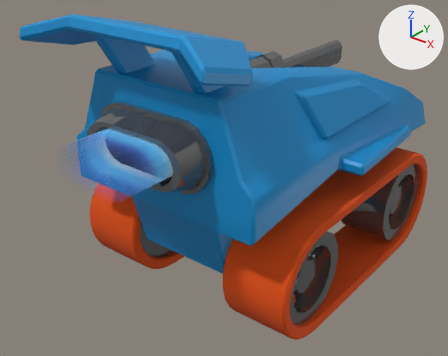
An edit to the glTF model public/assets/characters/tank-03.glb, drawn before and after from the same camera.
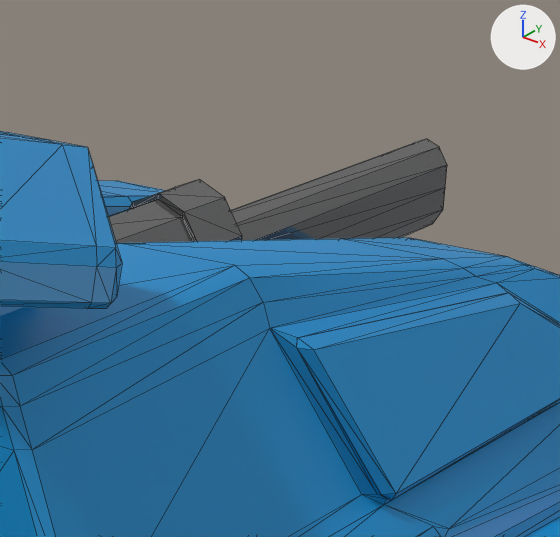
Old and new are each drawn whole from a camera (50 mm lens) standing at (3.69, -5.43, 3.57) and looking at (-0.09, -0.71, 0.64) and again close up on the part from 49% to 83% of the width and 0% to 42% of the height. Every picture has the same lights, and +X, +Y and +Z are marked at upper right. The older version's two pictures come first. The close-ups show mesh edges as thin lines. Where no turn or scale is listed for an object, it has been applied to the vertices.

Names of what the first close-up shows: 'Body', 'Weapon-Minigun'.
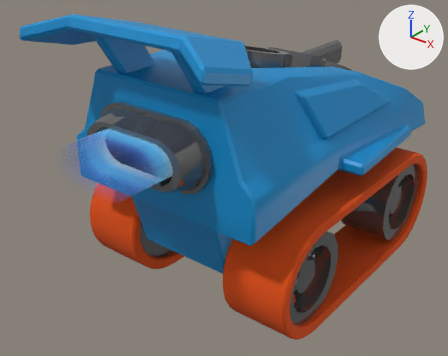
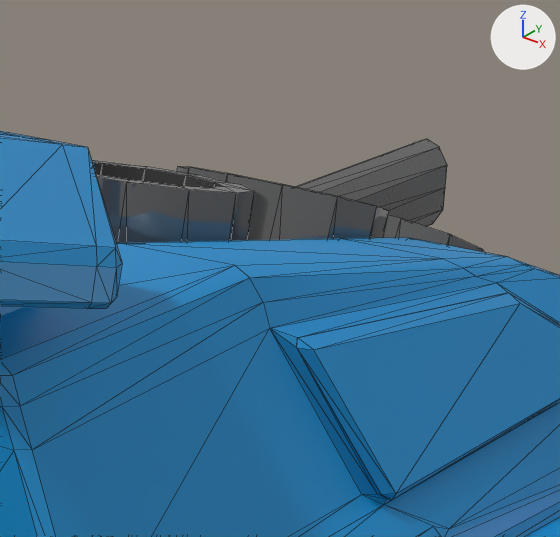
Commit message: weapons upgrade

What differs and where, as boxes (x1, y1, x2, y2) in the close-ups (560 x 537 px):
'Weapon-Rockets', added: after (92, 160, 484, 252)
'Weapon-Minigun', unchanged, covered by the edit: before (108, 139, 447, 243); after (182, 139, 447, 227)

The edits, one by one:
Mesh me_cylinder_004 is new.
It has 144 vertices, 276 faces and spans x -0.33..0.33, y -0.83..1.52, z 0.48..2.04.
It uses material mat_black (grey #7e7e7e).
Object 'Weapon-Rockets' (ob_weapon_rockets) is new; it shows me_cylinder_004.
Its location is (0.0, 0.0, 0.0).
